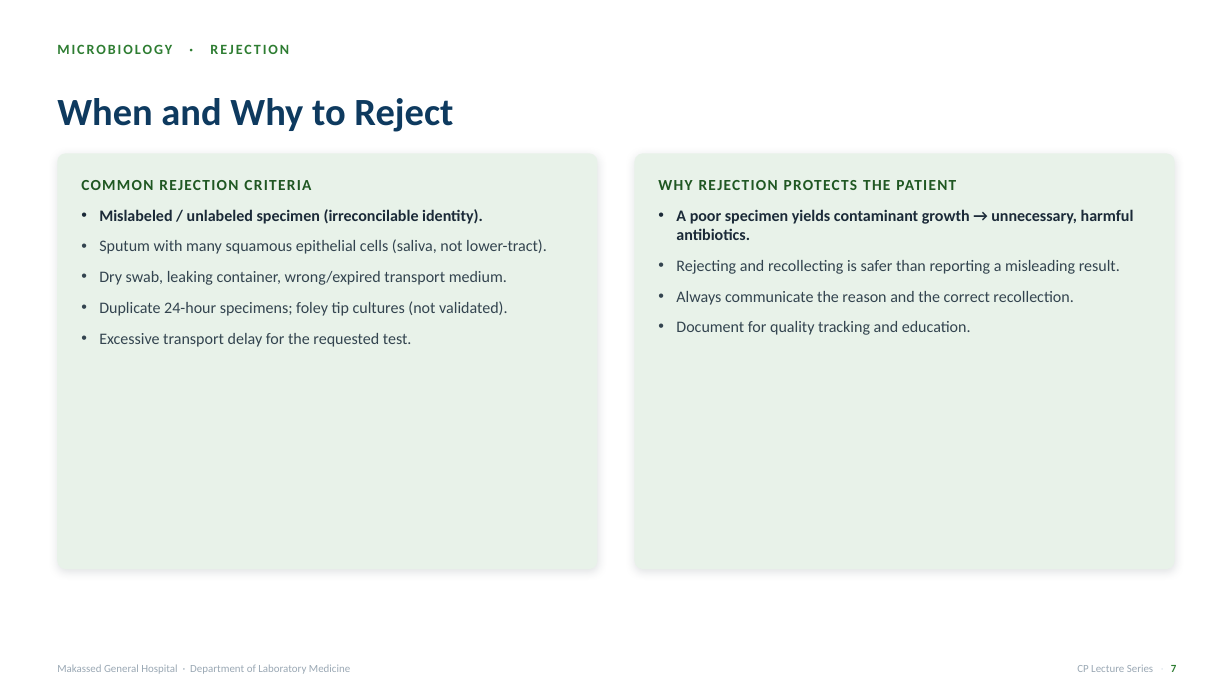
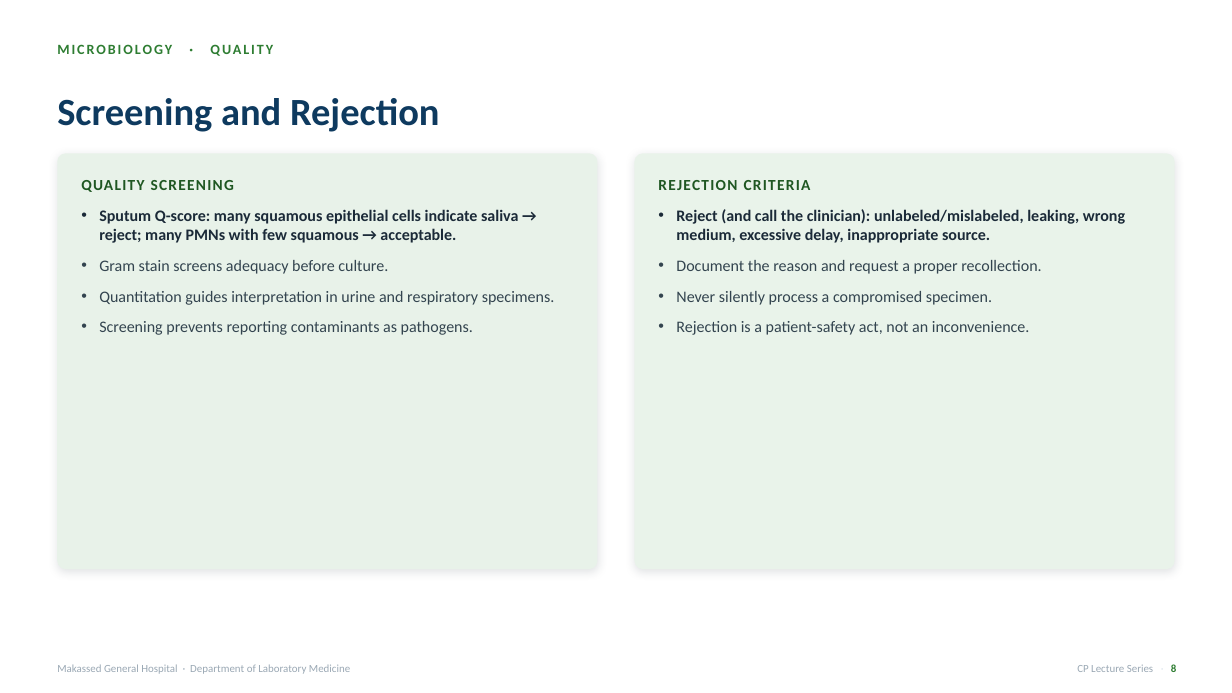
Before and after one commit to omarzbaba/makassed-cp-curriculum, a slide deck: slide 10 of decks/Micro_01_Specimen-Selection-Collection-Rejection.pptx (slide 9 before the commit). Drawn at 1232x693 pixels with LibreOffice and Linux fonts; fonts in the diff are those of the drawing. Boxes give left, top, right and bottom in pixels: in the first picture for what was removed or moved away, otherwise in the second. Text is boxed around its words. In the diff, an @@ line names an element or a change of style, - is before the commit and + after.

```diff
--- a/decks/Micro_01_Specimen-Selection-Collection-Rejection.pptx
+++ b/decks/Micro_01_Specimen-Selection-Collection-Rejection.pptx
@@ text at (57, 44, 273, 56): text changed @@
-MICROBIOLOGY · REJECTION
+MICROBIOLOGY · QUALITY
@@ text at (57, 98, 440, 132): text changed @@
-When and Why to Reject
+Screening and Rejection
@@ rounded rectangle at (635, 153, 1176, 569): fill #E8F2E9 to #E9F3EA @@
@@ text at (81, 180, 234, 192): text changed @@
-COMMON REJECTION CRITERIA
+QUALITY SCREENING
@@ text at (99, 209, 555, 335): text changed @@
-• Mislabeled / unlabeled specimen (irreconcilable identity).
-• Sputum with many squamous epithelial cells (saliva, not lower-tract).
-• Dry swab, leaking container, wrong/expired transport medium.
-• Duplicate 24-hour specimens; foley tip cultures (not validated).
-• Excessive transport delay for the requested test.
+• Sputum Q-score: many squamous epithelial cells indicate saliva → reject; many PMNs with few squamous → acceptable.
+• Gram stain screens adequacy before culture.
+• Quantitation guides interpretation in urine and respiratory specimens.
+• Screening prevents reporting contaminants as pathogens.
@@ text at (658, 180, 811, 190): text changed @@
-WHY REJECTION PROTECTS THE PATIENT
+REJECTION CRITERIA
@@ text at (676, 209, 1125, 335): text changed @@
-• A poor specimen yields contaminant growth → unnecessary, harmful antibiotics.
-• Rejecting and recollecting is safer than reporting a misleading result.
-• Always communicate the reason and the correct recollection.
-• Document for quality tracking and education.
+• Reject (and call the clinician): unlabeled/mislabeled, leaking, wrong medium, excessive delay, inappropriate source.
+• Document the reason and request a proper recollection.
+• Never silently process a compromised specimen.
+• Rejection is a patient-safety act, not an inconvenience.
@@ text at (1077, 664, 1177, 672): text changed @@
-CP Lecture Series · 7
+CP Lecture Series · 8
```
Also in this commit, not shown: 16 other slides changed, 7 slides added, 2 slides removed, 30 other files.
